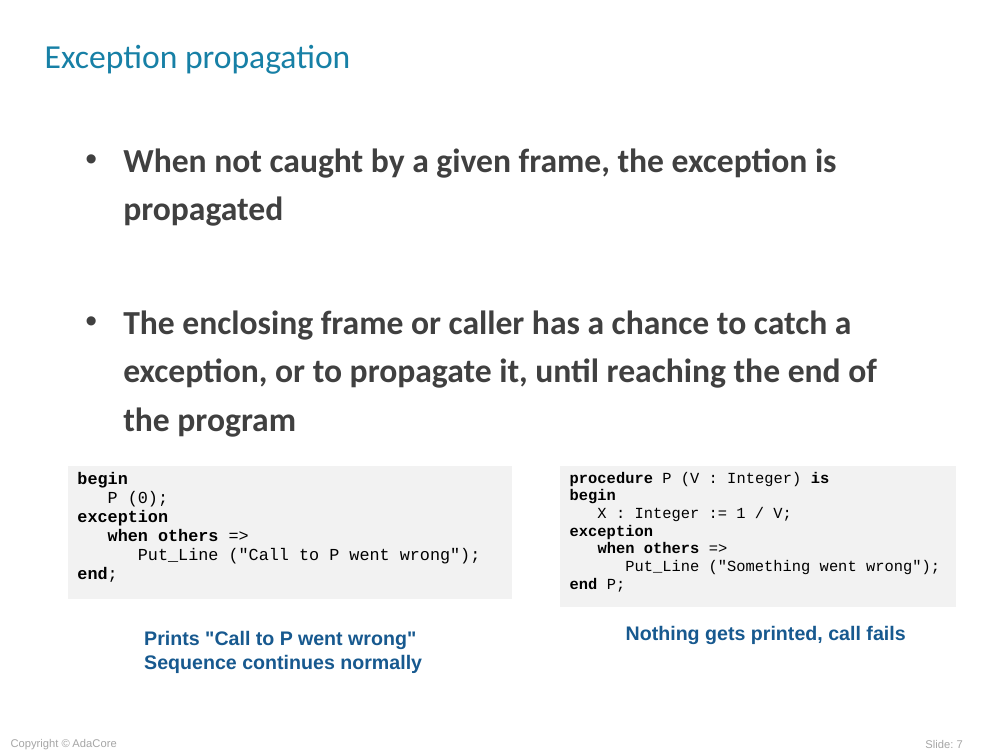
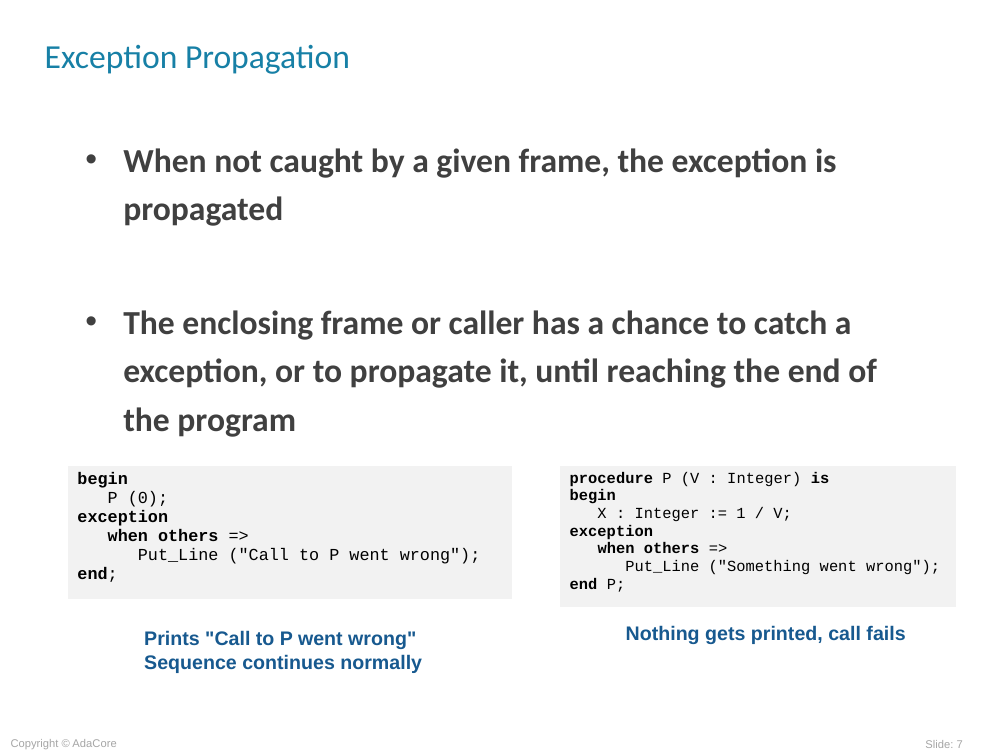
Before and after one commit to AdaCoreU/Courses, a slide deck: slide 7 of lectures/03_Programming_in_the_Large/01_Exceptions/Exceptions.ppt. Drawn at 1008x756 pixels with LibreOffice and Linux fonts; fonts in the diff are those of the drawing; background and template pictures are left out. Boxes give left, top, right and bottom in pixels: in the first picture for what was removed or moved away, otherwise in the second. Text is boxed around its words. In the diff, an @@ line names an element or a change of style, - is before the commit and + after.

Commit message:
further progress in the exception lesson

```diff
--- a/lectures/03_Programming_in_the_Large/01_Exceptions/Exceptions.ppt
+++ b/lectures/03_Programming_in_the_Large/01_Exceptions/Exceptions.ppt
@@ title at [45,44,350,74]: text changed @@
-Exception propagation
+Exception Propagation
```
Also in this commit, not shown: 5 other slides changed, 7 slides added, 11 slides removed.
